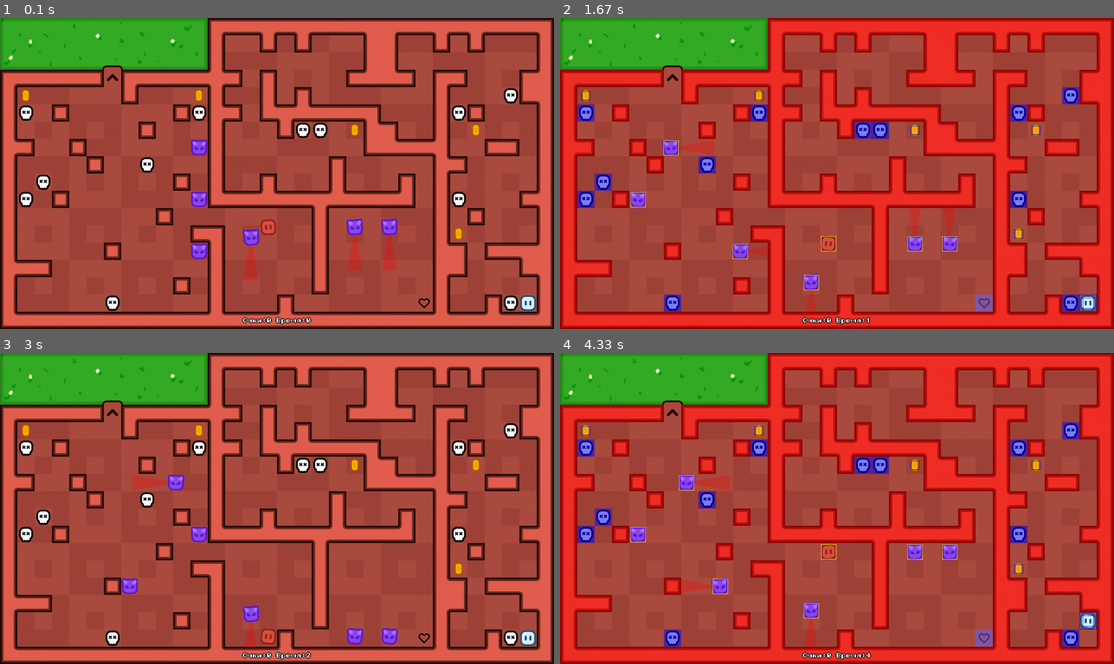
Above: before the commit, frames 1-4 (two rows, left to right).
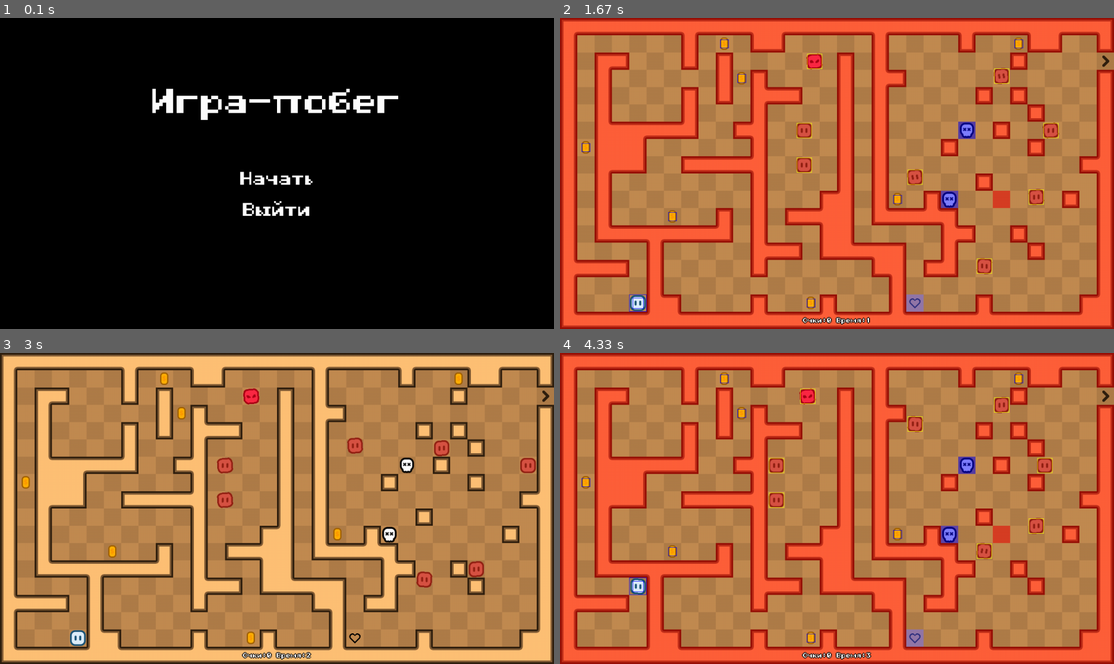
Above: after the commit, the same moments.

Repository: Mal4uLIJka/game-escape-pygame
Game: pygame game, started from main.py
Same seed, same stepped clock (60 frames per second), same inputs: the game is played once before the commit and once after it.
Inputs (mouse positions are in pixels of both pictures, inside the frame that each line leads up to):
- Up to frame 1 (0.1 s): no input
- Up to frame 2 (1.67 s): click (837, 179) at 0.38 s, where only the run after the commit has a clickable "Начать"; hold V 0.67-1.13 s; hold Right 0.67-1.13 s; move the mouse to (814, 185) at 0.7 s; tap V at 1.17, 1.5 s
- Up to frame 3 (3 s): hold V 1.83-2.3 s; hold Right 1.83-2.3 s; move the mouse to (105, 461) at 1.87 s; tap V at 2.33 s; hold V from 2.67 s (still down); hold Right from 2.67 s (still down); move the mouse to (343, 536) at 2.7 s
- Up to frame 4 (4.33 s): release V at 3.13 s; release Right at 3.13 s; tap V at 3.17 s; hold Up from 4 s (still down); move the mouse to (842, 539) at 4.03 s

The runs differ from the first frame. In frame 1, 100% of the frame differs, in the area x 0-100%, y 0-100%; in frame 2, 96%; in frame 3, 98%; in frame 4, 96%.

Commit message:
Menu Update

Diff:
--- a/main.py
+++ b/main.py
@@ -11,6 +11,9 @@
 
 WHITE = (255, 255, 255)
 BLACK = (0, 0, 0)
+GREY = (100, 100, 100)
+RED = (200, 0, 0)
+HOVER_COLOR = (200, 200, 200)
 
 
 class Tile:
@@ -251,7 +254,7 @@
         self.anim_speed = anim_speed
 
         self.wobble_timer = 0.0
-        self.wobble_speed = 0.1 * (self.anim_speed/2)
+        self.wobble_speed = 0.1 * (self.anim_speed / 2)
         self.is_moving = False
 
     def update(self):
@@ -342,6 +345,7 @@
         self.target_x = None
         self.target_y = None
         self.anim_controller = AnimationController(squash_factor=0.04, tilt_factor=15)
+        self.visible = True
 
         try:
             self.original_image = assets.get_image("hero", scale=(TILE_SIZE, TILE_SIZE))
@@ -425,8 +429,12 @@
         self.target_x = None
         self.target_y = None
         self.anim_controller.force_reset_animation()
+        self.visible = True
 
     def draw(self, surface, debug_mode=False):
+        if not self.visible:
+            return
+
         self.anim_controller.draw_animated(surface, self.original_image, self.rect)
         if debug_mode:
             pygame.draw.rect(surface, (0, 0, 255), self.hitbox, 1)
@@ -796,6 +804,176 @@
         )
 
 
+class Button:
+    def __init__(self, x, y, width, height, text, font, callback, subtext_font=None, subtext=None, disabled=False):
+        self.rect = pygame.Rect(x, y, width, height)
+        self.text = text
+        self.font = font
+        self.callback = callback
+        self.subtext = subtext
+        self.subtext_font = subtext_font
+        self.disabled = disabled
+        self.hovered = False
+
+    def check_hover(self, mouse_pos):
+        self.hovered = self.rect.collidepoint(mouse_pos)
+
+    def handle_event(self, event):
+        if event.type == pygame.MOUSEBUTTONDOWN and event.button == 1 and self.hovered and not self.disabled:
+            self.callback()
+            return True
+        return False
+
+    def draw(self, surface):
+        color = GREY if self.disabled else (HOVER_COLOR if self.hovered else WHITE)
+
+        main_surf = self.font.render(self.text, True, color)
+        main_rect = main_surf.get_rect(center=self.rect.center)
+
+        main_surf_outline = self.font.render(self.text, True, BLACK)
+
+        offset = 2
+        surface.blit(main_surf_outline, (main_rect.x - offset, main_rect.y))
+        surface.blit(main_surf_outline, (main_rect.x + offset, main_rect.y))
+        surface.blit(main_surf_outline, (main_rect.x, main_rect.y - offset))
+        surface.blit(main_surf_outline, (main_rect.x, main_rect.y + offset))
+        surface.blit(main_surf, main_rect)
+
+        if self.subtext:
+            sub_color = GREY if self.disabled else WHITE
+            sub_surf = self.subtext_font.render(self.subtext, True, sub_color)
+            sub_rect = sub_surf.get_rect(centerx=self.rect.centerx, top=self.rect.bottom + 5)
+
+            sub_surf_outline = self.subtext_font.render(self.subtext, True, BLACK)
+
+            surface.blit(sub_surf_outline, (sub_rect.x - offset, sub_rect.y))
+            surface.blit(sub_surf_outline, (sub_rect.x + offset, sub_rect.y))
+            surface.blit(sub_surf_outline, (sub_rect.x, sub_rect.y - offset))
+            surface.blit(sub_surf_outline, (sub_rect.x, sub_rect.y + offset))
+            surface.blit(sub_surf, sub_rect)
+
+
+class MenuManager:
+    def __init__(self, game):
+        self.game = game
+        self.font_small = game.font_small
+        self.font_medium = game.font_medium
+        self.font_large = game.font_large
+        self.overlay_surface = pygame.Surface((SCREEN_WIDTH, SCREEN_HEIGHT), pygame.SRCALPHA)
+        self.win_animation_timer = 0
+        self.win_animation_duration = 120
+
+        self.main_menu_buttons = [
+            Button(SCREEN_WIDTH // 2 - 100, 350, 200, 50, "Начать", self.font_medium, self.game.start_game),
+            Button(SCREEN_WIDTH // 2 - 100, 420, 200, 50, "Выйти", self.font_medium, self.game.quit_game)
+        ]
+
+        self.death_menu_buttons = [
+            Button(SCREEN_WIDTH // 2 - 150, 350, 300, 50, "Продолжить с чекпоинта", self.font_medium,
+                   self.game.continue_from_checkpoint, self.font_small, "(-100 Очков, +5c Времени)"),
+            Button(SCREEN_WIDTH // 2 - 150, 440, 300, 50, "Начать с нуля", self.font_medium, self.game.start_game)
+        ]
+
+        self.win_menu_buttons = [
+            Button(SCREEN_WIDTH // 2 - 100, 400, 200, 50, "Начать с нуля", self.font_medium, self.game.start_game),
+            Button(SCREEN_WIDTH // 2 - 100, 470, 200, 50, "Выйти", self.font_medium, self.game.quit_game)
+        ]
+
+    def handle_event(self, event, game_state):
+        button_list = []
+        if game_state == "main_menu":
+            button_list = self.main_menu_buttons
+        elif game_state == "death_screen":
+            button_list = self.death_menu_buttons
+        elif game_state == "win_screen":
+            if self.win_animation_timer >= self.win_animation_duration:
+                button_list = self.win_menu_buttons
+
+        for button in button_list:
+            button.handle_event(event)
+
+    def update(self, mouse_pos, game_state):
+        button_list = []
+        if game_state == "main_menu":
+            button_list = self.main_menu_buttons
+        elif game_state == "death_screen":
+            self.death_menu_buttons[0].disabled = self.game.active_checkpoint_pos is None
+            button_list = self.death_menu_buttons
+        elif game_state == "win_screen":
+            if self.win_animation_timer < self.win_animation_duration:
+                self.win_animation_timer += 1
+                if self.win_animation_timer > 60:
+                    self.game.player.visible = False
+            else:
+                button_list = self.win_menu_buttons
+
+        for button in button_list:
+            button.check_hover(mouse_pos)
+
+    def draw(self, surface, game_state):
+        if game_state == "main_menu":
+            self.draw_main_menu(surface)
+        elif game_state == "death_screen":
+            self.draw_death_screen(surface)
+        elif game_state == "win_screen":
+            self.draw_win_screen(surface)
+
+    def draw_main_menu(self, surface):
+        surface.fill(BLACK)
+        self.draw_text_with_outline(surface, "Игра-побег", self.font_large, WHITE, (SCREEN_WIDTH // 2, 200))
+        for button in self.main_menu_buttons:
+            button.draw(surface)
+
+    def draw_death_screen(self, surface):
+        self.game.in_game_draw()
+
+        self.overlay_surface.fill((0, 0, 0, 180))
+        surface.blit(self.overlay_surface, (0, 0))
+
+        self.draw_text_with_outline(surface, "Вы умерли", self.font_large, RED, (SCREEN_WIDTH // 2, 200))
+
+        self.draw_text_with_outline(surface, self.get_stats_text(), self.font_medium, WHITE, (SCREEN_WIDTH // 2, 280))
+
+        for button in self.death_menu_buttons:
+            button.draw(surface)
+
+    def draw_win_screen(self, surface):
+        self.game.in_game_draw()
+
+        alpha = min(200, int(200 * (self.win_animation_timer / self.win_animation_duration)))
+        self.overlay_surface.fill((0, 0, 0, alpha))
+        surface.blit(self.overlay_surface, (0, 0))
+
+        if self.win_animation_timer >= self.win_animation_duration:
+            self.draw_text_with_outline(surface, "Вы сбежали!", self.font_large, WHITE, (SCREEN_WIDTH // 2, 200))
+
+            self.draw_text_with_outline(surface, self.get_stats_text(), self.font_medium, WHITE, (SCREEN_WIDTH // 2, 280))
+
+            for button in self.win_menu_buttons:
+                button.draw(surface)
+
+    def get_stats_text(self):
+        score_str = f"Очки: {self.game.score} Время: {self.game.elapsed_time}c"
+        return score_str
+
+    def draw_text_with_outline(self, surface, text, font, color, center_pos, center_bottom=False):
+        main_surf = font.render(text, True, color)
+        outline_surf = font.render(text, True, BLACK)
+
+        if center_bottom:
+            main_rect = main_surf.get_rect(centerx=center_pos[0], bottom=center_pos[1])
+        else:
+            main_rect = main_surf.get_rect(center=center_pos)
+
+        offset = 2
+        surface.blit(outline_surf, (main_rect.x - offset, main_rect.y))
+        surface.blit(outline_surf, (main_rect.x + offset, main_rect.y))
+        surface.blit(outline_surf, (main_rect.x, main_rect.y - offset))
+        surface.blit(outline_surf, (main_rect.x, main_rect.y + offset))
+
+        surface.blit(main_surf, main_rect)
+
+
 class Game:
     def __init__(self):
         pygame.mixer.pre_init(44100, -16, 2, 512)
@@ -804,26 +982,35 @@
         pygame.mixer.set_num_channels(32)
 
         pygame.font.init()
+        font_path = "./fonts/DigitalSemi-SerifPixel-Regular.otf"
         try:
-            self.ui_font = pygame.font.Font("./fonts/DigitalSemi-SerifPixel-Regular.otf", 12)
+            self.font_small = pygame.font.Font(font_path, 12)
+            self.font_medium = pygame.font.Font(font_path, 34)
+            self.font_large = pygame.font.Font(font_path, 64)
         except FileNotFoundError:
             print("UI Font not found, using default.")
-            self.ui_font = pygame.font.Font(None, 12)
+            self.font_small = pygame.font.Font(None, 24)
+            self.font_medium = pygame.font.Font(None, 48)
+            self.font_large = pygame.font.Font(None, 72)
 
         self.score = 0
-        self.time = pygame.time.get_ticks()
+        self.start_time = 0
+        self.time_penalty = 0
+        self.elapsed_time = 0
         self.clock = pygame.time.Clock()
-        self.elapsed_time = 0
 
         self.screen = pygame.display.set_mode((SCREEN_WIDTH, SCREEN_HEIGHT))
-        pygame.display.set_caption("Побег из 2 общежития")
+        pygame.display.set_caption("Игра-побег")
 
         self.running = True
         self.debug_mode = False
+        self.game_state = "main_menu"
 
         self.level_loader = LevelLoader('levels.json')
         self.level_names = list(self.level_loader.levels_data.keys())
-        self.current_level_index = 3
+        self.current_level_index = 0
+
+        self.collected_coins_by_level = {}
 
         self.walls = []
         self.enemies = []
@@ -851,6 +1038,35 @@
         self.assets.load_sound("reverse", "./sounds/click.wav")
 
         self.player = Player(40, 40, self.assets)
+        self.menu_manager = MenuManager(self)
+
+    def reset_game(self):
+        self.score = 0
+        self.start_time = pygame.time.get_ticks()
+        self.time_penalty = 0
+        self.elapsed_time = 0
+        self.current_level_index = 0
+        self.active_checkpoint_pos = None
+        self.menu_manager.win_animation_timer = 0
+        self.player.visible = True
+        self.player.pressed_keys.clear()
+        self.collected_coins_by_level = {}
+
+    def start_game(self):
+        self.reset_game()
+        self.load_current_level()
+        self.game_state = "in_game"
+
+    def quit_game(self):
+        self.running = False
+
+    def continue_from_checkpoint(self):
+        self.score = max(0, self.score - 100)
+        self.time_penalty += 5
+        self.player.visible = True
+        self.player.pressed_keys.clear()
+        self.load_current_level()
+        self.game_state = "in_game"
 
     def load_current_level(self):
         self.transforming_reverse_tiles.clear()
@@ -862,6 +1078,9 @@
              self.current_background, self.death_tiles, self.slow_tiles,
              self.reverse_tiles, self.coins, self.checkpoint_tiles) = self.level_loader.load_level(level_name,
                                                                                                    self.assets)
+
+            level_collected_coins = self.collected_coins_by_level.get(self.current_level_index, set())
+            self.coins = [coin for coin in self.coins if coin.rect.topleft not in level_collected_coins]
 
             if self.player_spawn:
                 self.player.start_pos = self.player_spawn
@@ -878,38 +1097,57 @@
 
             return True
         else:
-            print("Поздравляю! Вы прошли все уровни!")
+            self.game_state = "win_screen"
             return False
 
     def run(self):
-        if not self.load_current_level():
-            return
-
-        self.active_checkpoint_pos = None
-
         while self.running:
-            self.events()
-            self.update()
+            mouse_pos = pygame.mouse.get_pos()
+
+            self.events(mouse_pos)
+            self.update(mouse_pos)
             self.draw()
+
             self.clock.tick(120)
 
         pygame.quit()
 
-    def events(self):
+    def events(self, mouse_pos):
         for event in pygame.event.get():
             if event.type == pygame.QUIT:
                 self.running = False
-            if event.type == pygame.KEYDOWN:
-                if event.key == pygame.K_v:
-                    self.debug_mode = not self.debug_mode
-                if event.key in [pygame.K_LEFT, pygame.K_RIGHT, pygame.K_UP, pygame.K_DOWN]:
-                    self.player.pressed_keys.add(event.key)
-            if event.type == pygame.KEYUP:
-                if event.key in self.player.pressed_keys:
-                    self.player.pressed_keys.remove(event.key)
-
-    def update(self):
-        self.elapsed_time = (pygame.time.get_ticks() - self.time) // 1000
+
+            if self.game_state == "in_game":
+                self.in_game_events(event)
+            else:
+                self.menu_manager.handle_event(event, self.game_state)
+
+    def update(self, mouse_pos):
+        if self.game_state == "in_game":
+            self.in_game_update(mouse_pos)
+        else:
+            self.menu_manager.update(mouse_pos, self.game_state)
+
+    def draw(self):
+        if self.game_state == "in_game":
+            self.in_game_draw()
+        else:
+            self.menu_manager.draw(self.screen, self.game_state)
+
+        pygame.display.flip()
+
+    def in_game_events(self, event):
+        if event.type == pygame.KEYDOWN:
+            if event.key == pygame.K_v:
+                self.debug_mode = not self.debug_mode
+            if event.key in [pygame.K_LEFT, pygame.K_RIGHT, pygame.K_UP, pygame.K_DOWN]:
+                self.player.pressed_keys.add(event.key)
+        if event.type == pygame.KEYUP:
+            if event.key in self.player.pressed_keys:
+                self.player.pressed_keys.remove(event.key)
+
+    def in_game_update(self, mouse_pos):
+        self.elapsed_time = (pygame.time.get_ticks() - self.start_time) // 1000 + self.time_penalty
 
         if not self.player.is_moving:
             direction_to_move = None
@@ -950,6 +1188,16 @@
             if tile in self.transforming_reverse_tiles: self.transforming_reverse_tiles.remove(tile)
             if tile in self.reverse_tiles: self.reverse_tiles.remove(tile)
 
+        slow_tile_found = None
+        for tile in self.slow_tiles:
+            if self.player.hitbox.colliderect(tile.rect):
+                slow_tile_found = tile
+                break
+        if slow_tile_found:
+            self.player.speed = self.player.base_speed / slow_tile_found.speed
+        else:
+            self.player.speed = self.player.base_speed
+
         self.player.update()
 
         for checkpoint in self.checkpoint_tiles:
@@ -982,16 +1230,6 @@
         for enemy in self.enemies:
             enemy.update(self.walls)
 
-        slow_tile_found = None
-        for tile in self.slow_tiles:
-            if self.player.hitbox.colliderect(tile.rect):
-                slow_tile_found = tile
-                break
-        if slow_tile_found:
-            self.player.speed = self.player.base_speed / slow_tile_found.speed
-        else:
-            self.player.speed = self.player.base_speed
-
         for door in self.doors:
             if self.player.hitbox.colliderect(door.rect):
                 sound = self.assets.get_sound("next_level")
@@ -1001,8 +1239,7 @@
                     channel.play(sound)
                 self.current_level_index += 1
                 self.active_checkpoint_pos = None
-                running = self.load_current_level()
-                if not running:
+                if not self.load_current_level():
                     break
 
         if player_needs_reset:
@@ -1011,25 +1248,13 @@
                 sound.set_volume(0.4)
                 channel = pygame.mixer.find_channel(True)
                 channel.play(sound)
-
-            saved_checkpoint_pos = self.active_checkpoint_pos
-
-            self.load_current_level()
-
-            if saved_checkpoint_pos:
-                self.player.start_pos = saved_checkpoint_pos
-                self.active_checkpoint_pos = saved_checkpoint_pos
-                self.player.reset()
-
-                for cp in self.checkpoint_tiles:
-                    if cp.rect.topleft == saved_checkpoint_pos:
-                        cp.activate()
-                        break
+            self.game_state = "death_screen"
 
         for coin in self.coins:
             if self.player.hitbox.colliderect(coin.hitbox) and not coin.is_collecting:
                 coin.is_collecting = True
                 self.score += coin.value
+                self.collected_coins_by_level.setdefault(self.current_level_index, set()).add(coin.rect.topleft)
                 sound = self.assets.get_sound("coin")
                 if sound:
                     sound.set_volume(0.4)
@@ -1038,7 +1263,7 @@
             coin.update()
         self.coins = [coin for coin in self.coins if coin.alpha > 0]
 
-    def draw(self):
+    def in_game_draw(self):
         if self.current_background:
             self.screen.blit(self.current_background, (0, 0))
 
@@ -1055,30 +1280,15 @@
         if self.debug_mode:
             for tile in self.walls + self.slow_tiles + self.death_tiles + self.reverse_tiles + self.transforming_reverse_tiles + self.checkpoint_tiles:
                 tile.debug_draw(self.screen)
-
             for enemy in self.enemies:
                 enemy.draw(self.screen, True)
-
             self.player.draw(self.screen, True)
-
             for coin in self.coins:
                 coin.draw(self.screen, True)
 
-        score_str = f"Очки:{self.score} Время:{self.elapsed_time}"
-        score_surf_main = self.ui_font.render(score_str, True, WHITE)
-        score_rect = score_surf_main.get_rect(centerx=SCREEN_WIDTH // 2, bottom=SCREEN_HEIGHT - 12)
-        score_surf_outline = self.ui_font.render(score_str, True, BLACK)
-
-        offset = 2
-
-        self.screen.blit(score_surf_outline, (score_rect.x - offset, score_rect.y))
-        self.screen.blit(score_surf_outline, (score_rect.x + offset, score_rect.y))
-        self.screen.blit(score_surf_outline, (score_rect.x, score_rect.y - offset))
-        self.screen.blit(score_surf_outline, (score_rect.x, score_rect.y + offset))
-
-        self.screen.blit(score_surf_main, score_rect)
-
-        pygame.display.flip()
+        self.menu_manager.draw_text_with_outline(self.screen, f"Очки:{self.score} Время:{self.elapsed_time}",
+                                                 self.font_small, WHITE,
+                                                 (SCREEN_WIDTH // 2, SCREEN_HEIGHT - 12), center_bottom=True)
 
 
 if __name__ == '__main__':
